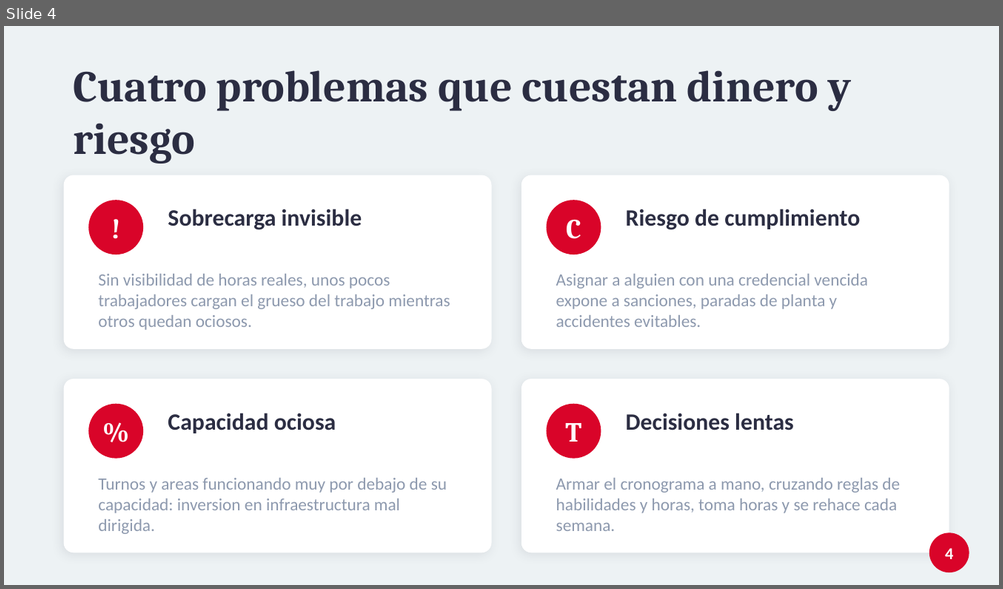
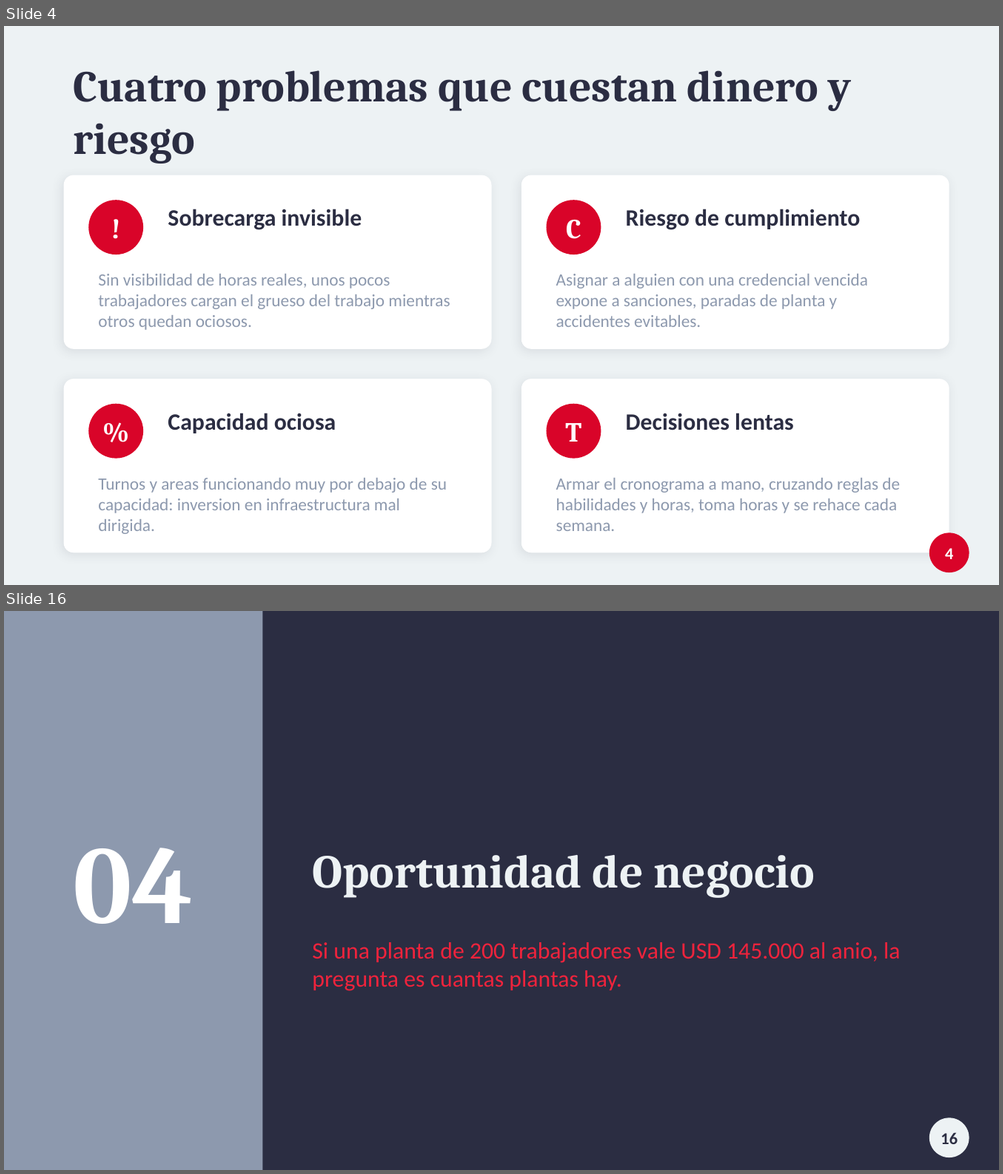
Before and after one commit to tomassalina/tp-gestion-capacidades-inteligente, a slide deck: analisis/presentacion_defensa.pptx. Shown one above the other, each under a label of ours: slide 4 before the commit, slides 4 and 16 after it; the slides between them are not shown. The pictures are 1003x589 and 1003x1174 pixels, drawn with LibreOffice and Linux fonts; fonts in the diff are those of the drawing. Boxes give left, top, right and bottom in pixels: in the first picture for what was removed or moved away, otherwise in the second. Text is boxed around its words. In the diff, an @@ line names an element or a change of style, - is before the commit and + after.

```diff
--- a/analisis/presentacion_defensa.pptx
+++ b/analisis/presentacion_defensa.pptx
@@ slide 16 added at [4,611,999,1170], background #2B2D42 @@
@@ rectangle added at [4,611,262,1170], fill #8D99AE @@
@@ text added at [74,848,193,924], 80 pt, text #FFFFFF, bold @@
+04
@@ text added at [312,855,814,898], 34 pt, text #EDF2F4, bold @@
+Oportunidad de negocio
@@ text added at [312,943,899,991], 17 pt, text #EF233C @@
+Si una planta de 200 trabajadores vale USD 145.000 al anio, la pregunta es cuantas plantas hay.
@@ ellipse added at [929,1118,969,1158], fill #EDF2F4 @@
@@ text added at [940,1133,957,1145], 12 pt, text #2B2D42, bold @@
+16
```
Also in this commit, not shown: 10 slides changed, 4 other slides added, 2 other files.
